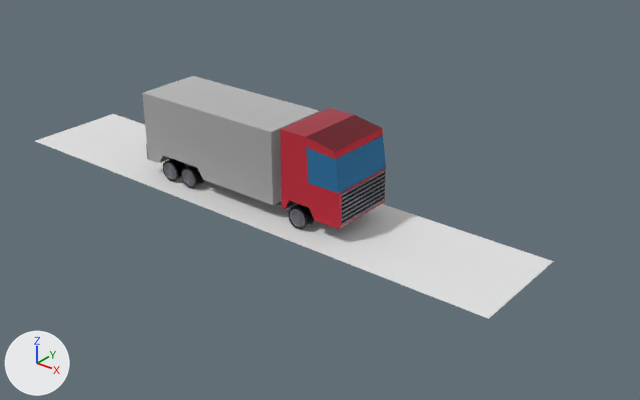
A saved change to the Blender file models/kamion.blend.
Before and after are seen from a 50 mm lens placed at (15.08, -16.12, 10.44), pointed at (1.05, 1.42, -0.44). Every picture has the same lights, and +X, +Y and +Z are marked at lower left.

In view in the first picture: 'Plane', 'kamion', 'kamion_kolesa_predne', 'kamion_kolesa_predne.001', 'kamion_kolesa_predne.002', 'kamion_naklad'.
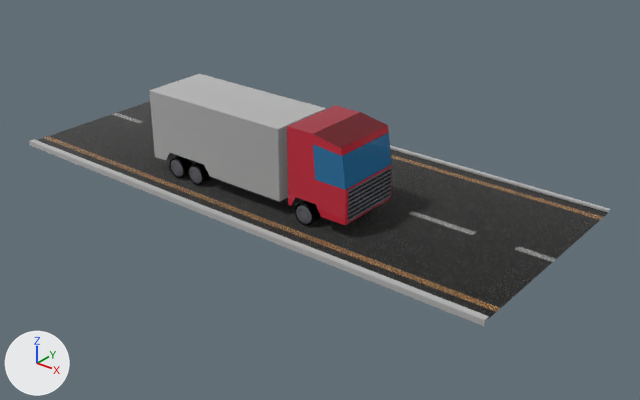
What differs and where, as boxes (x1, y1, x2, y2) in the pictures (640 x 400 px):
'kamion_cesta', added
    after: (29, 101, 611, 326)
'Plane', deleted
    before: (36, 114, 553, 319)
'kamion_naklad', moved
    before: (142, 76, 320, 205)
    after: (149, 74, 326, 202)
'kamion', surface changed, recoloured, moved
    before: (146, 108, 386, 229)
    after: (153, 105, 392, 225)
'kamion_kolesa_predne', surface changed, moved
    before: (288, 204, 314, 229)
    after: (295, 201, 321, 226)
'kamion_kolesa_predne.002', surface changed, moved
    before: (181, 165, 204, 188)
    after: (188, 162, 211, 185)
'kamion_kolesa_predne.001', surface changed, moved
    before: (163, 159, 185, 181)
    after: (170, 156, 192, 178)

Diff of the bpy script that builds the scene:
```diff
--- a/models/kamion.blend.py
+++ b/models/kamion.blend.py
@@ img_cesta @@
+img_cesta = load_image('cesta', 'cesta.png', 1024, 1024, 'sRGB')
@@ mat_kamion @@
 n1 = _N.new('ShaderNodeGroup'); n1.name = 'Group'
 n1.inputs[2].default_value = (1.0, 1.0, 1.0, 1.0)  # 'MetallicRoughness', white #ffffff
-n1.inputs[3].default_value = 0.0  # 'MetallicFactor'
-n1.inputs[4].default_value = 0.0  # 'RoughnessFactor'
+n1.inputs[3].default_value = 1.0  # 'MetallicFactor'
+n1.inputs[4].default_value = 1.0  # 'RoughnessFactor'
 n1.inputs[5].default_value = (0.5, 0.5, 1.0, 1.0)  # 'Normal', blue #bcbcff
-n1.inputs[6].default_value = 33.8  # 'NormalScale'
+n1.inputs[6].default_value = 1.0  # 'NormalScale'
 n1.inputs[7].default_value = (1.0, 1.0, 1.0, 1.0)  # 'Occlusion', white #ffffff
@@ mat_kamion @@
 n1.inputs[10].default_value = (0.0, 0.0, 0.0, 1.0)  # 'EmissiveFactor', black #000000
-n1.inputs[12].default_value = 0.0  # 'AlphaCutoff'
+n1.inputs[12].default_value = 0.5  # 'AlphaCutoff'
 n1.inputs[13].default_value = 0.0  # 'AlphaMode'
@@ mat_kamion @@
 n2 = _N.new('ShaderNodeTexImage'); n2.name = 'Image Texture'
-n2.image = img_kamion
+n2.image = img_cesta
 _L.new(n1.outputs[0], n0.inputs[0])  # 'Shader' to 'Surface'
@@ mat_kamion_001 @@
+mat_kamion_001 = bpy.data.materials.new('kamion.001')
+# colours: white #ffffff, blue #bcbcff, black #000000
+# uses the picture img_kamion
@@ me_kamion_005 @@
 me_kamion_005.from_pydata(...)  # 431 vertices, 322 faces, 4 loose edges; spans x -3.47..3.47, y -0.97..1.04, z -1.03..1.27
-me_kamion_005.materials.append(mat_kamion)
+me_kamion_005.materials.append(mat_kamion_001)
@@ me_plane_1 @@
+me_plane_1.from_pydata(...)  # 20 vertices, 7 faces; spans x -8.0..8.0, y -3.4..3.4, z -0.1..0.1
+me_plane_1.materials.append(mat_kamion)
@@ ob_kamion_kolesa_predne_002 @@
 ob_kamion_kolesa_predne_002 = bpy.data.objects.new('kamion_kolesa_predne.002', me_kamion_003)
-ob_kamion_kolesa_predne_002.location = (-1.66, 0.03, 0.32)
+ob_kamion_kolesa_predne_002.location = (-1.66, 0.28, 0.32)
@@ ob_kamion_kolesa_predne_001 @@
 ob_kamion_kolesa_predne_001 = bpy.data.objects.new('kamion_kolesa_predne.001', me_kamion_003)
-ob_kamion_kolesa_predne_001.location = (-2.41, 0.03, 0.32)
+ob_kamion_kolesa_predne_001.location = (-2.41, 0.28, 0.32)
@@ ob_kamion @@
 ob_kamion = bpy.data.objects.new('kamion', me_kamion_005)
-ob_kamion.location = (0.09, 0.03, 1.29)
+ob_kamion.location = (0.09, 0.29, 1.29)
@@ ob_kamion_kolesa_predne @@
 ob_kamion_kolesa_predne = bpy.data.objects.new('kamion_kolesa_predne', me_kamion_003)
-ob_kamion_kolesa_predne.location = (2.24, 0.03, 0.32)
+ob_kamion_kolesa_predne.location = (2.24, 0.28, 0.32)
@@ ob_kamion_naklad @@
 ob_kamion_naklad = bpy.data.objects.new('kamion_naklad', me_kamion_002)
-ob_kamion_naklad.location = (0.09, 0.03, 1.29)
+ob_kamion_naklad.location = (0.09, 0.29, 1.29)
@@ ob_plane @@
-ob_plane = bpy.data.objects.new('Plane', me_plane)
-ob_plane.location = (0.0, 0.0, 0.0)
-ob_plane.scale = (7.99, 1.56, 1.0)
@@ ob_kamion_cesta @@
+ob_kamion_cesta = bpy.data.objects.new('kamion_cesta', me_plane_1)
+ob_kamion_cesta.location = (0.0, 1.61, -0.02)
```
